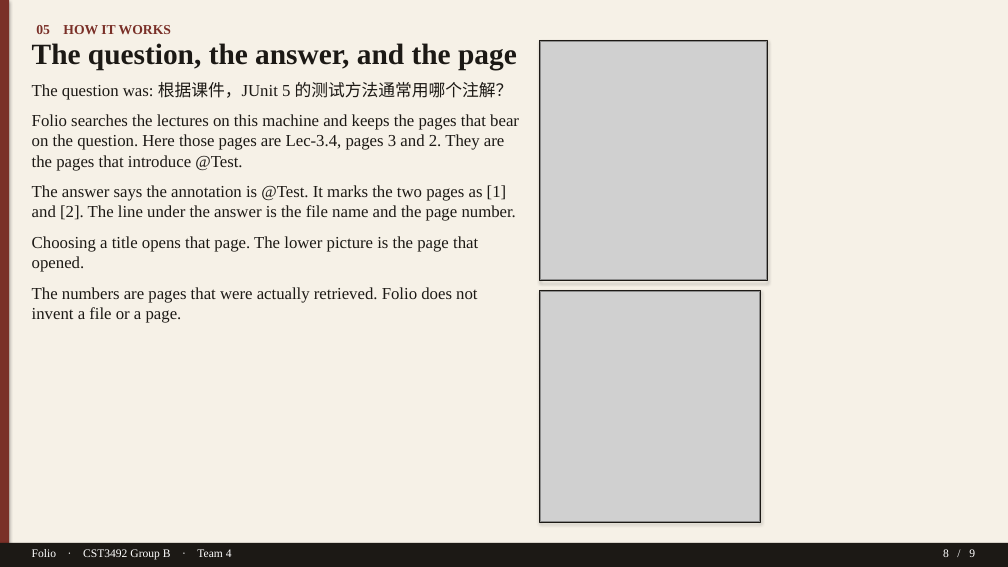
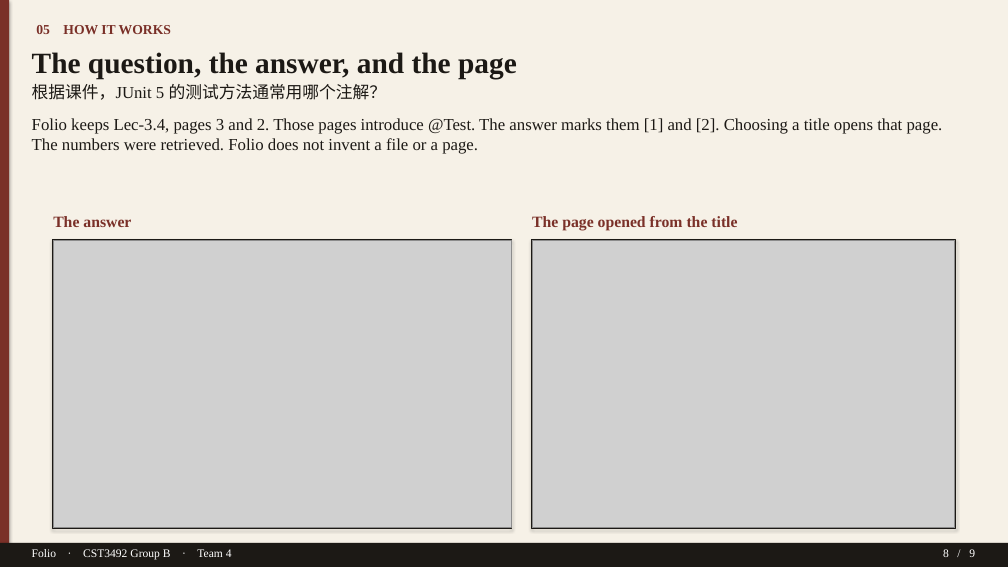
Before and after one commit to TTAWDTT/folio, a slide deck: slide 8 of submission/documents/Folio-GroupB-Team4-Slides.pptx. Drawn at 1008x567 pixels with LibreOffice and Linux fonts; fonts in the diff are those of the drawing; grey boxes stand for pictures. Boxes give left, top, right and bottom in pixels: in the first picture for what was removed or moved away, otherwise in the second. Text is boxed around its words. In the diff, an @@ line names an element or a change of style, - is before the commit and + after.

```diff
--- a/submission/documents/Folio-GroupB-Team4-Slides.pptx
+++ b/submission/documents/Folio-GroupB-Team4-Slides.pptx
@@ text "The question, the answer, and ...": place and size @@
-text "The question, the answer, and ..." at [32,43,517,70]
+text "The question, the answer, and ..." at [32,52,517,79]
@@ rectangle removed at [540,41,768,281] @@
@@ picture removed at [541,42,767,280] @@
@@ text at [32,84,387,100]: text changed @@
-The question was: 根据课件，JUnit 5 的测试方法通常用哪个注解？
-Folio searches the lectures on this machine and keeps the pages that bear on the question. Here those pages are Lec-3.4, pages 3 and 2. They are the pages that introduce @Test.
-The answer says the annotation is @Test. It marks the two pages as [1] and [2]. The line under the answer is the file name and the page number.
-Choosing a title opens that page. The lower picture is the page that opened.
-The numbers are pages that were actually retrieved. Folio does not invent a file or a page.
+根据课件，JUnit 5 的测试方法通常用哪个注解？
@@ text added at [32,118,943,154], 16 pt, text #1C1915 @@
+Folio keeps Lec-3.4, pages 3 and 2. Those pages introduce @Test. The answer marks them [1] and [2]. Choosing a title opens that page. The numbers were retrieved. Folio does not invent a file or a page.
@@ text added at [53,216,131,227], 15 pt, text #7A3028, bold @@
+The answer
@@ text added at [532,216,737,230], 15 pt, text #7A3028, bold @@
+The page opened from the title
@@ rectangle added at [53,240,512,529], outline #1C1915 1 pt @@
@@ picture added at [53,240,510,528] @@
@@ rectangle: place and size @@
-rectangle at [540,290,761,523]
+rectangle at [532,240,956,529]
@@ picture added at [532,240,955,528] @@
@@ picture removed at [541,291,760,522] @@
```
Also in this commit, not shown: 1 other slide changed, 2 other files.
